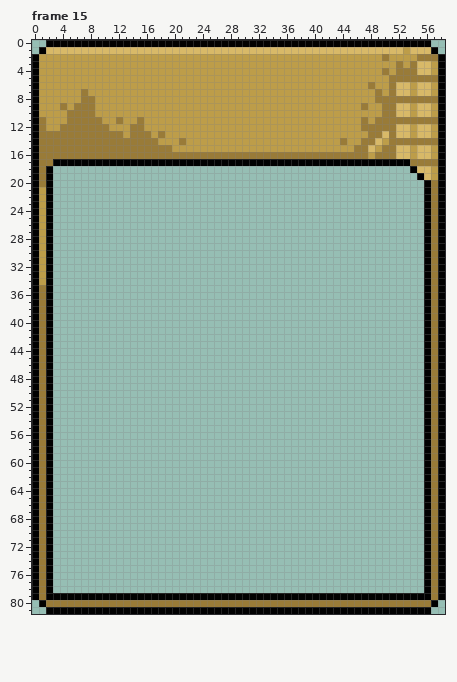
Pixel-art file -- sprites/frames.ase. The picture above is the old version.
59x82 pixels, 15 frames. Shown: frame 15.
After the commit:
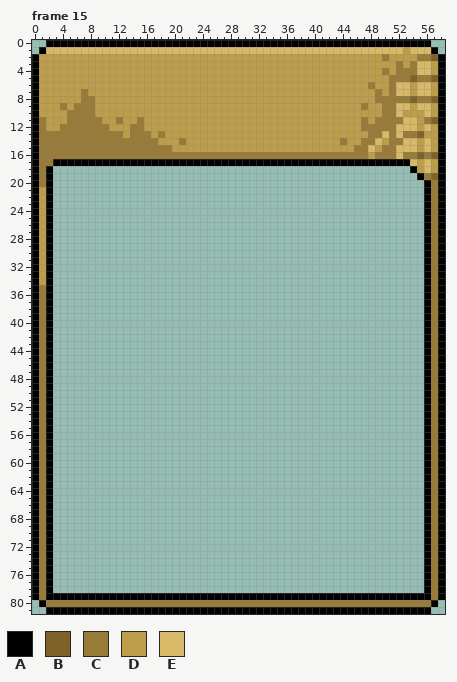
Palette (. is transparent): A #010101  B #7f622a  C #997b38  D #bd9d49  E #d8b968
Diff:
--- frame 15, layer "Layer 1"
@@ x 51..58 @@
  1 EEDEEEA.
- 2 DDDDCCCA
+ 2 DDDDCCBA
  3 DCDCEEDA
  4 DCCCEEDA
- 5 CCCCCCCA
+ 5 CCCBCCBA
  6 CEEDEEDA
  7 CEEDEEDA
- 8 CCCCCCCA
+ 8 CCCBCCBA
  9 CEEDEEDA
-10 CEEDEEDA
-11 CCCCCCCA
-12 CEEDEEDA
-13 CEEDEEDA
-14 CCCCCCCA
-15 CEEDEEDA
-16 CEEDEEDA
-17 AAACCCCA
-18 ...AEEDA
-19 ....AEDA
+10 CEDDDEDA
+11 CCEEDCBA
+12 CEEEDEDA
+13 CECCBDDA
+14 CCEEDEDA
+15 CEEEDEDA
+16 CECCBCBA
+17 AAAEDEDA
+18 ...ADEDA
+19 ....ACBA
 20 .....ACA
Boxes around the changes in both pictures, in picture pixels (x1, y1, x2, y2):
changed: (403, 54, 438, 180)
